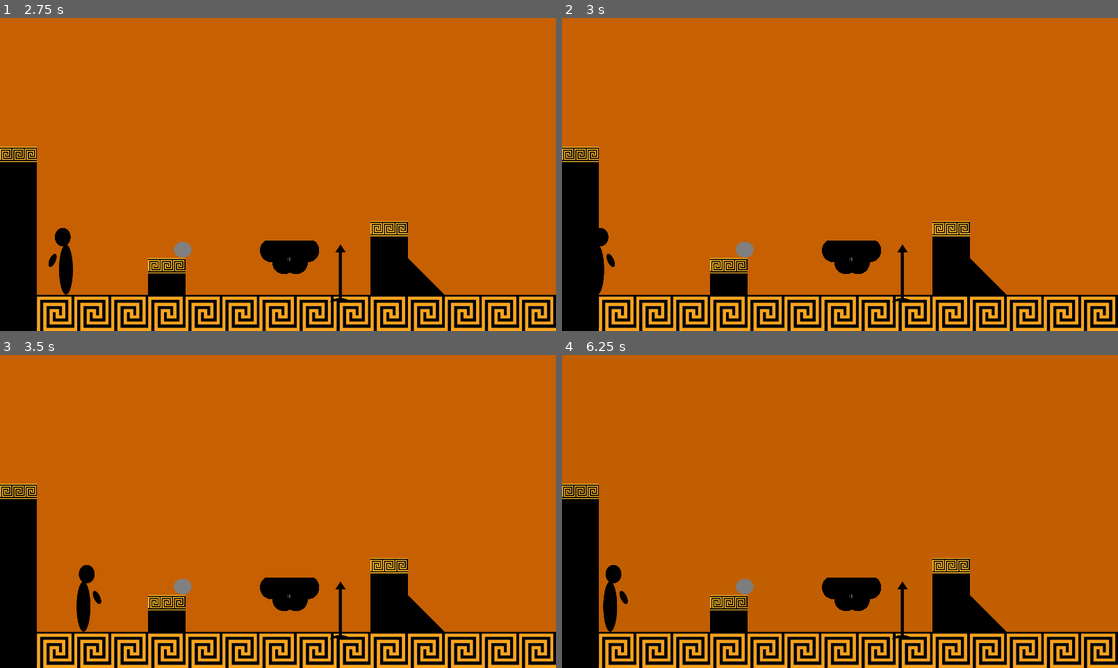
Above: before the commit, frames 1-4 (two rows, left to right).
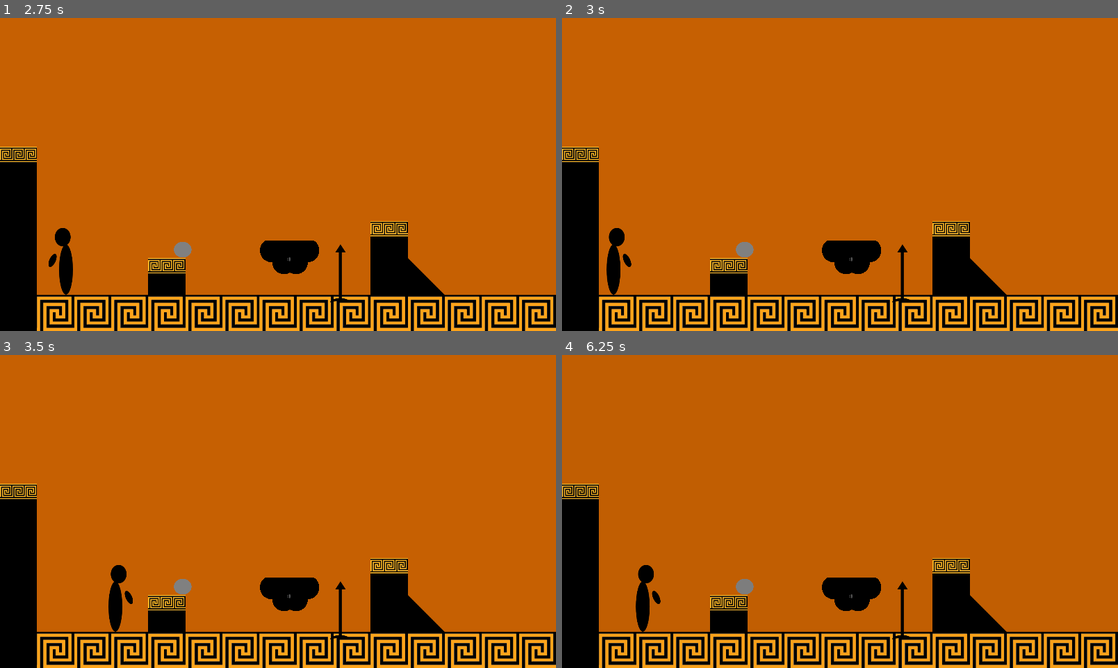
Above: after the commit, the same moments.

Repository: franmatijevic/GreekPlatformer
Game: Godot game, scene res://src/levels/test_level.tscn
The game is run twice, just before and just after one commit, with the same random seed, the same clock (stepped at 60 frames per second) and the same inputs. The engine's default icon, where the game draws it, is replaced by a stand-in: a white triangle on a blue panel in a dark square.
Inputs:
- Up to frame 1 (2.75 s): hold D (right) 0.53-2.03 s; tap Space (pickThrow) at 0.6, 2.1 s; tap W (up) at 0.77, 1.52 s; tap F (shoot) at 1.35 s; tap Enter at 2 s; hold A (left) from 2.03 s (still down)
- Up to frame 2 (3 s): release A (left) at 2.78 s; hold D (right) from 2.78 s (still down); tap F (shoot) at 2.85 s
- Up to frame 3 (3.5 s): keep holding D (right); tap W (up) at 3.02 s
- Up to frame 4 (6.25 s): tap Space (pickThrow) at 3.6, 5.85 s; tap W (up) at 3.77, 5.27 s; tap Escape (pause) at 4.15 s; release D (right) at 4.25 s; click "Restart" at 4.25 s; hold A (left) 5.03-5.78 s; tap F (shoot) at 5.1 s; tap R (restart) at 5.65 s; hold D (right) from 5.78 s (still down)

Frame 1 is identical in both runs. In frame 2, 0.7% of the frame differs, in the area x 6-13%, y 67-89%; in frame 3, 1.0%, in the area x 13-24%, y 67-89%; in frame 4, 1.0%.

Commit message:
Pressure Plate functionality
-gumb moze aktivirati stvari; u testom levelu pomakne bodlje
-bodlje se izduze aktivacijom

Diff:
--- a/greekplatformer/src/environment/pressurePlate/pressure_plate.gd
+++ b/greekplatformer/src/environment/pressurePlate/pressure_plate.gd
@@ -1,9 +1,10 @@
 extends StaticBody2D
 
+@export var connectedTo:Array[Node2D] = []
 
 var count:int=0
 var plate_speed:float=5
-var time=0
+var time=-99
 
 func _physics_process(delta: float) -> void:
 	if(count>0):
@@ -14,15 +15,21 @@
 			time-=delta
 			$Plate.position.y = move_toward($Plate.position.y, 10, plate_speed)
 		else:
+			if(time>-3):
+				do_action(false)
+				time=-99
 			$Plate.position.y = move_toward($Plate.position.y, 0, plate_speed)
 
+func do_action(togle:bool):
+	for i in connectedTo:
+		i.action(togle)
+
 func _on_detect_something_body_entered(_body: Node2D) -> void:
-	if(count==0):
-		pass
-
 	count=count+1
+	if(count==1 and time==-99):
+		do_action(true)
 
 func _on_detect_something_body_exited(_body: Node2D) -> void:
 	count=count-1
-	if(count==0):
-		pass
+	#if(count==0):
+	#	do_action(false)
--- a/greekplatformer/src/environment/spikes/spike.gd
+++ b/greekplatformer/src/environment/spikes/spike.gd
@@ -1,16 +1,36 @@
 extends Area2D
 
-var kill:bool=true
+@export var distance:float=100
+@export var speed:float=100
 
+var normal_position:Vector2
+var new_position:Vector2
+
+var target:bool=false
+
+func _ready() -> void:
+	set_physics_process(false)
 
 func _on_body_entered(body: Node2D) -> void:
-	if(!kill):
-		kill=true
-		body.death()
+	body.death()
 
+func _physics_process(delta: float) -> void:
+	if(target):
+		if(global_position==new_position):
 
-func _on_body_exited(_body: Node2D) -> void:
-	pass
+			set_physics_process(false)
+		else:
+			global_position = global_position.move_toward(new_position, speed*delta)
+	elif(!target):
+		if(global_position==normal_position):
+			set_physics_process(false)
+		else:
+			global_position = global_position.move_toward(normal_position, speed*delta)
 
-func _on_timer_timeout() -> void:
-	kill=false
+func action(togle:bool):
+	if(togle==true):
+		normal_position = global_position
+		new_position = global_position + Vector2(sin(rotation), -cos(rotation))*distance
+
+	target=togle
+	set_physics_process(true)
--- a/greekplatformer/src/environment/spikes/spike.tscn
+++ b/greekplatformer/src/environment/spikes/spike.tscn
@@ -8,7 +8,9 @@
 
 [node name="Spike" type="Area2D"]
 collision_layer = 0
+monitorable = false
 script = ExtResource("1_f4iid")
+speed = 1000.0
 
 [node name="Arrow" type="Sprite2D" parent="."]
 modulate = Color(0, 0, 0, 1)
@@ -19,11 +21,4 @@
 [node name="CollisionShape2D" type="CollisionShape2D" parent="."]
 shape = SubResource("CircleShape2D_7gdda")
 
-[node name="Timer" type="Timer" parent="."]
-wait_time = 0.2
-one_shot = true
-autostart = true
-
 [connection signal="body_entered" from="." to="." method="_on_body_entered"]
-[connection signal="body_exited" from="." to="." method="_on_body_exited"]
-[connection signal="timeout" from="Timer" to="." method="_on_timer_timeout"]
--- a/greekplatformer/src/levels/generic_level.gd
+++ b/greekplatformer/src/levels/generic_level.gd
@@ -52,6 +52,7 @@
 	add_child(current_room)
 	current_room.global_position = current_room_position
 
+	$Timer.start(0.1)
 	get_node("Player").set_state("MoveState")
 	create_tween().tween_property(get_node("BlackScreen/Control"), "modulate:a", 0, 0.6)
 
@@ -60,6 +61,8 @@
 	Input.mouse_mode = Input.MOUSE_MODE_HIDDEN
 	current_room_file = load(current_room.scene_file_path)
 	current_room_position= current_room.global_position
+
+	current_room.pause_all_objects(false)
 
 func next_level():
 	prev_room = current_room
@@ -81,3 +84,7 @@
 	for i in prev_room.get_node("Objects").get_children(): #mora pojedinacan inace obrise i holding_object
 		if(get_node("Player").holding_object != i):
 			i.call_deferred("queue_free")
+
+
+func _on_timer_timeout() -> void:
+	current_room.pause_all_objects(false)
--- a/greekplatformer/src/levels/generic_level.tscn
+++ b/greekplatformer/src/levels/generic_level.tscn
@@ -30,6 +30,11 @@
 [node name="genericLevel" type="Node2D"]
 process_mode = 3
 script = ExtResource("1_qp3oh")
+
+[node name="Timer" type="Timer" parent="."]
+process_mode = 1
+wait_time = 0.1
+one_shot = true
 
 [node name="BlackScreen" type="CanvasLayer" parent="."]
 
@@ -77,4 +82,5 @@
 
 [node name="PauseMenu" parent="CanvasLayerPause" instance=ExtResource("7_5ljx5")]
 
+[connection signal="timeout" from="Timer" to="." method="_on_timer_timeout"]
 [connection signal="end_transition" from="Camera/States/RoomTransition" to="." method="_on_room_transition_end_transition"]
--- a/greekplatformer/src/levels/levelElements/room.gd
+++ b/greekplatformer/src/levels/levelElements/room.gd
@@ -1,14 +1,15 @@
 extends Area2D
 
 func _ready() -> void:
-	pause_all_objects(false)
-
 	var room = $RoomSize.shape.size
 	$Wall/CollisionPolygon2D.polygon[0] = Vector2(-room.x, -room.y)/2
 	$Wall/CollisionPolygon2D.polygon[1] = Vector2(room.x, -room.y)/2
 	$Wall/CollisionPolygon2D.polygon[2] = Vector2(room.x, room.y)/2
 	$Wall/CollisionPolygon2D.polygon[3] = Vector2(-room.x, room.y)/2
 	$Wall.global_position = $RoomSize.global_position
+
+	#if(get_parent().current_room==self):
+	#	pause_all_objects(false)
 
 func pause_all_objects(togle:bool):
 	var mode = Node.PROCESS_MODE_DISABLED
--- a/greekplatformer/src/levels/test_level_rooms/vertical_room.tscn
+++ b/greekplatformer/src/levels/test_level_rooms/vertical_room.tscn
@@ -51,10 +51,22 @@
 [node name="bird_platform" parent="Objects/Path2D/PathFollow2D" index="0" instance=ExtResource("4_vod8t")]
 
 [node name="RigidBody2D" parent="Objects" index="5" instance=ExtResource("5_215sh")]
-position = Vector2(408, 784)
+position = Vector2(168, 784)
 
-[node name="PressurePlate" parent="Objects" index="6" instance=ExtResource("6_l0qss")]
-position = Vector2(-512, 952)
+[node name="PressurePlate" parent="Objects" index="6" node_paths=PackedStringArray("connectedTo") instance=ExtResource("6_l0qss")]
+position = Vector2(672, 952)
+connectedTo = [NodePath("../Spike"), NodePath("../Spike2"), NodePath("../Spike3")]
 
 [node name="Spike" parent="Objects" index="7" instance=ExtResource("7_bgvo3")]
-position = Vector2(192, 912)
+position = Vector2(560, 936)
+rotation = 0.507891
+
+[node name="Spike2" parent="Objects" index="8" instance=ExtResource("7_bgvo3")]
+position = Vector2(832, 808)
+rotation = -1.5708
+distance = 128.0
+
+[node name="Spike3" parent="Objects" index="9" instance=ExtResource("7_bgvo3")]
+position = Vector2(784, 920)
+rotation = -0.760964
+distance = 120.0
--- a/greekplatformer/src/levels/tilesets/generic_level.tres
+++ b/greekplatformer/src/levels/tilesets/generic_level.tres
@@ -62,6 +62,7 @@
 texture = ExtResource("5_sxxdo")
 texture_region_size = Vector2i(128, 128)
 0:0/0 = 0
+0:0/0/physics_layer_0/polygon_0/points = PackedVector2Array(-64, -64, 64, -64, 64, 64, -64, 64)
 
 [sub_resource type="TileSetAtlasSource" id="TileSetAtlasSource_ekwhx"]
 texture = ExtResource("3_aupt0")
